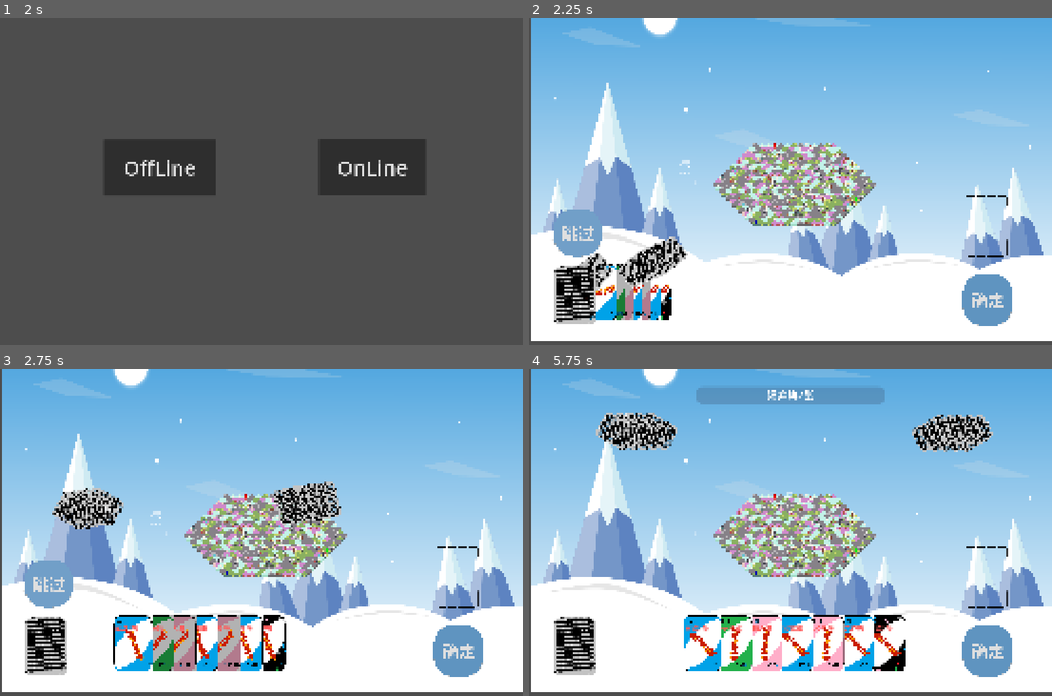
Above: before the commit, frames 1-4 (two rows, left to right).
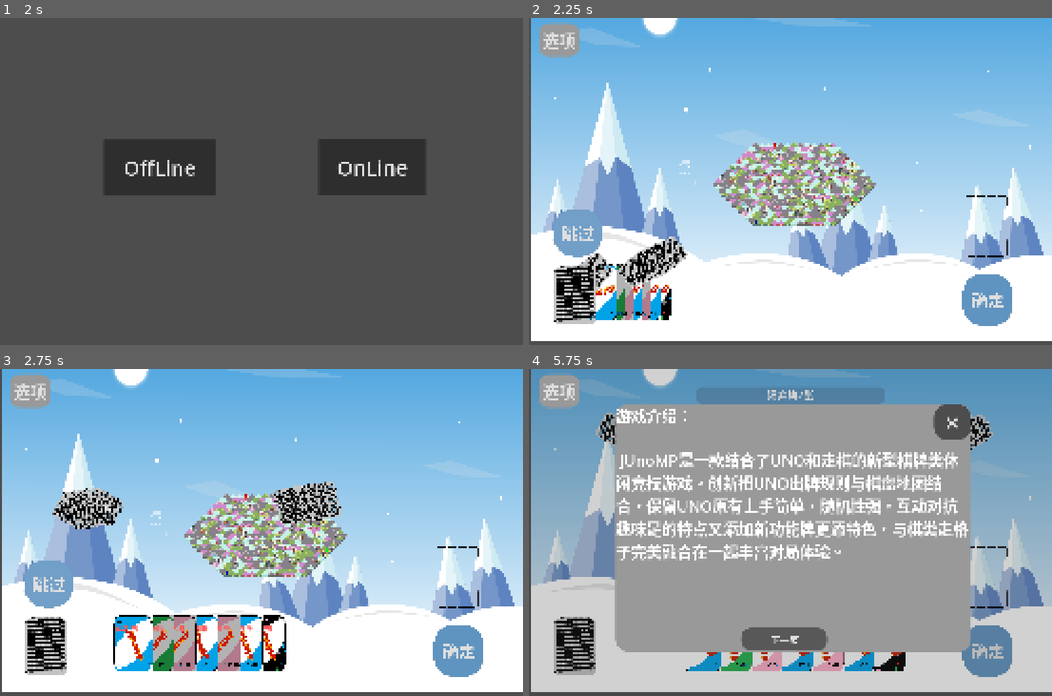
Above: after the commit, the same moments.

Repository: likedreamss/JUnoMP
Game: Godot game, scene res://meun.tscn
Same seed, same stepped clock (60 frames per second), same inputs: the game is played once before the commit and once after it.
Inputs (mouse positions are in pixels of both pictures, inside the frame that each line leads up to):
- Up to frame 1 (2 s): click "Options" at 0.5 s; click "Play" at 1.25 s
- Up to frame 2 (2.25 s): click "OffLine" at 2 s
- Up to frame 3 (2.75 s): no input
- Up to frame 4 (5.75 s): click "跳过" at 2.75 s; click "确定" at 3.5 s; click (560, 391) at 4.25 s, where only the run after the commit has a clickable "选项"; click (790, 499) at 5 s, where only the run after the commit has a clickable "帮助"

Frame 1 is identical in both runs. In frame 2, 0.7% of the frame differs, in the area x 2-10%, y 2-13%; in frame 3, 0.7%; in frame 4, 96%, in the area x 0-100%, y 0-99%.

Commit message:
游戏帮助

Diff:
--- a/GameMain/changehard.gd
+++ b/GameMain/changehard.gd
@@ -12,4 +12,5 @@
 	if GameGrid.instance:
 		GameGrid.instance.force_regenerate_map()
 	else:
-		Toast.show("❌ GameGrid 实例未初始化，请检查 _ready() 函数")
+		#Toast.show("❌ GameGrid 实例未初始化，请检查 _ready() 函数")
+		pass
--- a/GameMain/options.gd
+++ b/GameMain/options.gd
@@ -20,6 +20,9 @@
 	$Surrender.visible = false
 	mask.visible = false
 	$Setting.visible = false
+	$Help2.visible = false
+	$Help3.visible = false
+
 
 #进入选项
 func _on_to_options_pressed() -> void:
@@ -40,6 +43,9 @@
 func _on_helpbutton_back_pressed() -> void:
 	$Options.visible = true
 	$Help.visible = false
+	$Help2.visible = false
+	$Help3.visible = false
+
 
 #跳转到设置界面
 func _on_setting_button_pressed() -> void:
@@ -73,3 +79,25 @@
 	battle.set_process_input(false)
 	# 调用胜利面板，显示其他玩家胜利（剩下第一个存活玩家胜利）
 	battle.show_result_panel((current_player.player_id + 1) % 3)
+
+
+func _on_nextpage_1_pressed() -> void:
+	$Help.visible = false
+	$Help2.visible = true
+	$Help3.visible = false
+
+
+func _on_nextpage_2_pressed() -> void:
+	$Help.visible = false
+	$Help2.visible = false
+	$Help3.visible = true
+
+func _on_lastpage_pressed() -> void:
+	$Help.visible = true
+	$Help2.visible = false
+	$Help3.visible = false
+
+func _on_lastpage_1_pressed() -> void:
+	$Help.visible = false
+	$Help2.visible = true
+	$Help3.visible = false
--- a/GameMain/player_1.tscn
+++ b/GameMain/player_1.tscn
@@ -148,6 +148,27 @@
 corner_radius_bottom_right = 64
 corner_radius_bottom_left = 64
 
+[sub_resource type="StyleBoxFlat" id="StyleBoxFlat_r3hth"]
+bg_color = Color(0.34407574, 0.34407577, 0.3440756, 1)
+corner_radius_top_left = 48
+corner_radius_top_right = 48
+corner_radius_bottom_right = 48
+corner_radius_bottom_left = 48
+
+[sub_resource type="StyleBoxFlat" id="StyleBoxFlat_e15d4"]
+bg_color = Color(0.116740875, 0.116740905, 0.116740815, 1)
+corner_radius_top_left = 48
+corner_radius_top_right = 48
+corner_radius_bottom_right = 48
+corner_radius_bottom_left = 48
+
+[sub_resource type="StyleBoxFlat" id="StyleBoxFlat_u64pa"]
+bg_color = Color(0.2123048, 0.21230489, 0.21230471, 1)
+corner_radius_top_left = 48
+corner_radius_top_right = 48
+corner_radius_bottom_right = 48
+corner_radius_bottom_left = 48
+
 [sub_resource type="StyleBoxFlat" id="StyleBoxFlat_jd7pi"]
 bg_color = Color(0.38359722, 0.38359728, 0.38359714, 1)
 corner_radius_top_left = 64
@@ -255,7 +276,6 @@
 
 [node name="Options" type="CanvasLayer" parent="." unique_id=280879119]
 layer = 3
-visible = false
 script = ExtResource("4_e064l")
 
 [node name="Mask" type="ColorRect" parent="Options" unique_id=757634936]
@@ -267,6 +287,7 @@
 color = Color(0.22745098, 0.22745098, 0.22745098, 0.23137255)
 
 [node name="Options" type="Panel" parent="Options" unique_id=984145587]
+visible = false
 anchors_preset = 8
 anchor_left = 0.5
 anchor_top = 0.5
@@ -413,7 +434,6 @@
 text = "返回主菜单"
 
 [node name="Help" type="Label" parent="Options" unique_id=655051648]
-visible = false
 anchors_preset = 8
 anchor_left = 0.5
 anchor_top = 0.5
@@ -425,20 +445,12 @@
 offset_bottom = 584.0
 grow_horizontal = 2
 grow_vertical = 2
-theme_override_font_sizes/font_size = 63
+theme_override_font_sizes/font_size = 75
 theme_override_styles/normal = SubResource("StyleBoxFlat_fga63")
-text = "前进牌{前进n格}
-精囊牌{（万能颜色）
-无中生有，
-重铸，
-（万能）化险为夷，
-（万能）重新生成地图（乾坤重置）（极少），
-单格改颜色（点染一格），
-障碍重重，
-（全不能万能）跳过回合（原地待命），
-跳过出牌（束手待毙），
-跳过弃牌（对自己）（韬光养晦），
-跳过摸牌（釜底抽薪）}"
+text = "游戏介绍：
+
+ JUnoMP是一款结合了UNO和走棋的新型棋牌类休闲竞技游戏。创新把UNO出牌规则与棋盘地图结合，保留UNO原有上手简单，随机性强，互动对抗趣味足的特点又添加新功能牌更添特色，与棋类走格子完美融合在一起丰富对局体验。"
+autowrap_mode = 2
 
 [node name="Helpbutton_back" type="Button" parent="Options/Help" unique_id=946316922]
 layout_mode = 0
@@ -452,7 +464,20 @@
 theme_override_styles/hover = SubResource("StyleBoxFlat_2pk7u")
 text = "×"
 
+[node name="Nextpage1" type="Button" parent="Options/Help" unique_id=1457460854]
+layout_mode = 0
+offset_left = 615.5
+offset_top = 1095.5
+offset_right = 1035.0
+offset_bottom = 1207.5
+theme_override_font_sizes/font_size = 45
+theme_override_styles/normal = SubResource("StyleBoxFlat_r3hth")
+theme_override_styles/pressed = SubResource("StyleBoxFlat_e15d4")
+theme_override_styles/hover = SubResource("StyleBoxFlat_u64pa")
+text = "下一页"
+
 [node name="Setting" type="Panel" parent="Options" unique_id=1722171240]
+visible = false
 offset_left = 494.0
 offset_top = 341.0
 offset_right = 2071.0
@@ -558,6 +583,116 @@
 theme_override_font_sizes/font_size = 64
 text = "游戏难度"
 
+[node name="Help2" type="Label" parent="Options" unique_id=1530953386]
+anchors_preset = 8
+anchor_left = 0.5
+anchor_top = 0.5
+anchor_right = 0.5
+anchor_bottom = 0.5
+offset_left = -856.5
+offset_top = -629.5
+offset_right = 884.0
+offset_bottom = 584.0
+grow_horizontal = 2
+grow_vertical = 2
+theme_override_font_sizes/font_size = 63
+theme_override_styles/normal = SubResource("StyleBoxFlat_fga63")
+text = "游戏基本规则：
+
+玩家采取回合制游玩，每回合只能打出对应棋子所在格子颜色（LAND，GREEN，PINK，RIVER）的手牌进行地图改变，或者棋子移动。任一玩家的棋子移动到地图终点视为游戏结束。手牌分为前进牌（GO）和功能牌（TRICK），每回合功能牌无限制使用，前进牌一旦生效即进入弃牌阶段结束回合。部分卡牌拥有UNIVERSAL（万能）特性，不受格子颜色限制。玩家初始手牌为5张（可更改），每回合摸牌2张，出牌结束手牌数大于五触发弃牌至手牌等于5张。"
+autowrap_mode = 2
+
+[node name="Helpbutton_back" type="Button" parent="Options/Help2" unique_id=1146742701]
+layout_mode = 0
+offset_left = 1556.5
+offset_top = 2.5
+offset_right = 1739.0
+offset_bottom = 175.5
+theme_override_font_sizes/font_size = 120
+theme_override_styles/normal = SubResource("StyleBoxFlat_8m1hc")
+theme_override_styles/pressed = SubResource("StyleBoxFlat_mk8ta")
+theme_override_styles/hover = SubResource("StyleBoxFlat_2pk7u")
+text = "×"
+
+[node name="Nextpage2" type="Button" parent="Options/Help2" unique_id=424225755]
+layout_mode = 0
+offset_left = 1328.5
+offset_top = 1111.5
+offset_right = 1707.0
+offset_bottom = 1211.5
+theme_override_font_sizes/font_size = 48
+theme_override_styles/normal = SubResource("StyleBoxFlat_r3hth")
+theme_override_styles/pressed = SubResource("StyleBoxFlat_e15d4")
+theme_override_styles/hover = SubResource("StyleBoxFlat_u64pa")
+text = "下一页"
+
+[node name="Lastpage" type="Button" parent="Options/Help2" unique_id=1876637036]
+layout_mode = 0
+offset_left = 39.5
+offset_top = 1115.5
+offset_right = 418.0
+offset_bottom = 1215.5
+theme_override_font_sizes/font_size = 48
+theme_override_styles/normal = SubResource("StyleBoxFlat_r3hth")
+theme_override_styles/pressed = SubResource("StyleBoxFlat_e15d4")
+theme_override_styles/hover = SubResource("StyleBoxFlat_u64pa")
+text = "上一页"
+
+[node name="Help3" type="Label" parent="Options" unique_id=1060831912]
+visible = false
+anchors_preset = 8
+anchor_left = 0.5
+anchor_top = 0.5
+anchor_right = 0.5
+anchor_bottom = 0.5
+offset_left = -856.5
+offset_top = -629.5
+offset_right = 884.0
+offset_bottom = 584.0
+grow_horizontal = 2
+grow_vertical = 2
+theme_override_font_sizes/font_size = 48
+theme_override_styles/normal = SubResource("StyleBoxFlat_fga63")
+text = "卡牌介绍：
+前进牌（GO）：
+前进x格：移动到距离棋子x格的位置（障碍物除外）
+功能牌（TRICK）：
+（只有UNIVERSAL）无中生有：摸两张牌
+重铸：使用后此牌消失并摸一张牌
+（UNIVERSAL）化险为夷：消除指定位置的障碍物
+（UNIVERSAL）乾坤重置：重新生成地图
+点染一格：将指定格子颜色改为同此牌颜色（不要对着自己脚下格子使用哦）
+障碍重重：指定格子生成障碍物
+原地待命：跳过下位玩家的所有阶段
+束手待毙：跳过下位的出牌阶段
+韬光养晦：跳过自己的弃牌阶段
+釜底抽薪：跳过下位的摸牌阶段
+交换人生：顺时针交换玩家手牌"
+
+[node name="Helpbutton_back" type="Button" parent="Options/Help3" unique_id=1254543484]
+layout_mode = 0
+offset_left = 1556.5
+offset_top = 2.5
+offset_right = 1739.0
+offset_bottom = 175.5
+theme_override_font_sizes/font_size = 120
+theme_override_styles/normal = SubResource("StyleBoxFlat_8m1hc")
+theme_override_styles/pressed = SubResource("StyleBoxFlat_mk8ta")
+theme_override_styles/hover = SubResource("StyleBoxFlat_2pk7u")
+text = "×"
+
+[node name="Lastpage1" type="Button" parent="Options/Help3" unique_id=1829740673]
+layout_mode = 0
+offset_left = 688.5
+offset_top = 1111.5
+offset_right = 1067.0
+offset_bottom = 1211.5
+theme_override_font_sizes/font_size = 48
+theme_override_styles/normal = SubResource("StyleBoxFlat_r3hth")
+theme_override_styles/pressed = SubResource("StyleBoxFlat_e15d4")
+theme_override_styles/hover = SubResource("StyleBoxFlat_u64pa")
+text = "上一页"
+
 [node name="ButtonSound" type="AudioStreamPlayer2D" parent="." unique_id=1086235826]
 stream = ExtResource("6_te7pb")
 bus = &"SFX"
@@ -604,8 +739,14 @@
 [connection signal="pressed" from="Options/TO_options" to="Options" method="_on_to_options_pressed"]
 [connection signal="pressed" from="Options/Surrender/Surback" to="Options" method="_on_surback_pressed"]
 [connection signal="pressed" from="Options/Help/Helpbutton_back" to="Options" method="_on_helpbutton_back_pressed"]
+[connection signal="pressed" from="Options/Help/Nextpage1" to="Options" method="_on_nextpage_1_pressed"]
 [connection signal="pressed" from="Options/Setting/Setback" to="Options" method="_on_setback_pressed"]
 [connection signal="value_changed" from="Options/Setting/Music" to="Options/Setting/Music" method="_on_value_changed"]
 [connection signal="value_changed" from="Options/Setting/SFX" to="Options" method="_on_sfx_value_changed"]
 [connection signal="item_selected" from="Options/Setting/Changehard" to="Options/Setting/Changehard" method="_on_item_selected"]
+[connection signal="pressed" from="Options/Help2/Helpbutton_back" to="Options" method="_on_helpbutton_back_pressed"]
+[connection signal="pressed" from="Options/Help2/Nextpage2" to="Options" method="_on_nextpage_2_pressed"]
+[connection signal="pressed" from="Options/Help2/Lastpage" to="Options" method="_on_lastpage_pressed"]
+[connection signal="pressed" from="Options/Help3/Helpbutton_back" to="Options" method="_on_helpbutton_back_pressed"]
+[connection signal="pressed" from="Options/Help3/Lastpage1" to="Options" method="_on_lastpage_1_pressed"]
 [connection signal="timeout" from="Tips/Timer" to="Tips" method="_on_timer_timeout"]
--- a/LSQ/scene2/d_1.gd
+++ b/LSQ/scene2/d_1.gd
@@ -32,8 +32,8 @@
 		var card_drawn_color = str(card_database_reference.CARDS[card_drawn_name][0])
 		var card_drawn_function = str(card_database_reference.CARDS[card_drawn_name][1])
 		var card_image_patha = str("res://LSQ/sucai/"+ card_drawn_color +"_"+card_drawn_function + "_CARD.png")
-		Toast.show(card_drawn_color)
-		Toast.show(card_drawn_function)
+		#Toast.show(card_drawn_color)
+		#Toast.show(card_drawn_function)
 		new_card.get_node("CardImage").texture = load(card_image_patha)
 		new_card.get_node("Color").text = str(card_database_reference.CARDS[card_drawn_name][0])
 		new_card.get_node("Function").text =str(card_database_reference.CARDS[card_drawn_name][1])
--- a/LSQ/scene2/d_2.gd
+++ b/LSQ/scene2/d_2.gd
@@ -32,8 +32,8 @@
 		var card_drawn_color = str(card_database_reference.CARDS[card_drawn_name][0])
 		var card_drawn_function = str(card_database_reference.CARDS[card_drawn_name][1])
 		var card_image_patha = str("res://LSQ/sucai/"+ card_drawn_color +"_"+card_drawn_function + "_CARD.png")
-		Toast.show(card_drawn_color)
-		Toast.show(card_drawn_function)
+		#Toast.show(card_drawn_color)
+		#Toast.show(card_drawn_function)
 		new_card.get_node("CardImage").texture = load(card_image_patha)
 		new_card.get_node("Color").text = str(card_database_reference.CARDS[card_drawn_name][0])
 		new_card.get_node("Function").text =str(card_database_reference.CARDS[card_drawn_name][1])
--- a/LSQ/scripts2/deck.gd
+++ b/LSQ/scripts2/deck.gd
@@ -30,8 +30,8 @@
 		var card_drawn_color = str(card_database_reference.CARDS[card_drawn_name][0])
 		var card_drawn_function = str(card_database_reference.CARDS[card_drawn_name][1])
 		var card_image_patha = str("res://LSQ/sucai/"+ card_drawn_color +"_"+card_drawn_function + "_CARD.png")
-		Toast.show(card_drawn_color)
-		Toast.show(card_drawn_function)
+		#Toast.show(card_drawn_color)
+		#Toast.show(card_drawn_function)
 		new_card.get_node("CardImage").texture = load(card_image_patha)
 		new_card.get_node("Color").text = str(card_database_reference.CARDS[card_drawn_name][0])
 		new_card.get_node("Function").text =str(card_database_reference.CARDS[card_drawn_name][1])
--- a/gamescene/scenes/battle/battle.gd
+++ b/gamescene/scenes/battle/battle.gd
@@ -225,18 +225,18 @@
 			break
 
 	if not is_valid_move:
-		Toast.show("❌ 只能移动到高亮锁定的范围内")
+		#Toast.show("❌ 只能移动到高亮锁定的范围内")
 		return
 
 	# 获取数据并检查障碍物 [cite: 663-664]
 	var cell_data = game_area.game_grid.get_cell_data(target)
 
 	if cell_data["obstacle"] != GameGrid.Obstacle.NULL:
-		Toast.show("❌ 被障碍物阻挡")
+		Toast.show("被障碍物阻挡!")
 		return
 
 	if cell_data["unit"] != null:
-		Toast.show("❌ 位置已被占用")
+		Toast.show(" 位置已被占用!")
 		return
 
 	# 确认可以移动后，在执行前瞬间清空棋盘所有选择高亮，防止高亮残留引发鼠标二次误触
@@ -276,13 +276,13 @@
 		"无中生有":#抽两张牌
 			var id = (current_player_index + player_id_count) % players.size()
 			_effect_draw_cardsa(id,2)
-			Toast.show(id)
+			Toast.show("玩家",current_player_index,"使用了无中生有")
 			_reset_after_action()
 
 		"重铸":
 			var id = (current_player_index + player_id_count) % players.size()
 			_effect_draw_cardsa(id,1)
-			Toast.show(next_player.player_id)
+			Toast.show("玩家",current_player_index,"使用了重铸")
 			_reset_after_action()
 
 		"化险为夷":#移除障碍物
@@ -376,7 +376,6 @@
 
 
 func _effect_recast():
-	Toast.show("执行：重铸！换取1张新牌")
 	get_tree().call_group("deck_manager","draw_card",1)
 func _effect_add_skip(player_id: int, phase: String):
 	# phase 可选: "turn", "draw", "play", "discard"
@@ -384,19 +383,19 @@
 		skip_flags[phase].append(player_id)
 		Toast.show("玩家 ", player_id, " 将跳过 ", phase)
 func _effect_draw_cards(count: int):
-	Toast.show("执行：获得 ", count, " 张牌")
+	#Toast.show("执行：获得 ", count, " 张牌")
 	get_tree().call_group("deck","draw_card",count)
 
 func _effect_draw_cardsa(player_id,count):#为不同玩家发牌
 	match player_id:
 		0:
-			Toast.show("执行：玩家0获得 ", count, " 张牌")
+			#Toast.show("执行：玩家0获得 ", count, " 张牌")
 			get_tree().call_group("deck"+str(player_id),"draw_card",count)
 		1:
-			Toast.show("执行：玩家1获得 ", count, " 张牌")
+			#Toast.show("执行：玩家1获得 ", count, " 张牌")
 			get_tree().call_group("deck"+str(player_id),"draw_card",count)
 		2:
-			Toast.show("执行：玩家2获得 ", count, " 张牌")
+			#Toast.show("执行：玩家2获得 ", count, " 张牌")
 			get_tree().call_group("deck"+str(player_id),"draw_card",count)
 	var unit = get_current_player()
 	var current_tile_data = game_area.game_grid.grid_data[unit.current_tile]
@@ -432,7 +431,7 @@
 	clear_highlights()
 	if player_hand.size() >0:
 		card_nume = player_hand[0].get_playerhand_size()  # ✅ 正确：对单个节点调用
-	Toast.show(card_nume)
+	#Toast.show(card_nume)
 	if card_nume > 5:
 		discard_start(card_nume - 5,id)
 	else:
@@ -475,7 +474,7 @@
 
 func check_victory(unit: Unit):
 	if unit.current_tile == target_tile:
-		Toast.show("🎉 玩家 ", unit.player_id, " 到达终点，获得胜利！")
+		Toast.show("玩家 ", unit.player_id, " 到达终点，获得胜利！")
 		set_process_input(false)
 		game_finished = true
 		set_process_input(false)
@@ -586,7 +585,7 @@
 		# 注意：目前你的 UI 会直接把牌删掉。后续可以在这里给 UI 返回 false 让卡牌弹回手牌
 		return
 
-	Toast.show("✅ 出牌成功：触发卡牌 -> ", card_name)
+	#Toast.show("✅ 出牌成功：触发卡牌 -> ", card_name)
 
 	waiting = true # 开始显示高亮，进入等待输入状态
 	get_tree().call_group("PASS", "pass_bool", 0) # 禁用跳过按钮
@@ -653,7 +652,7 @@
 
 	# 2. 执行移除操作：调用 GameGrid 已经写好的接口
 	game_area.game_grid.set_tile_obstacle(target, GameGrid.Obstacle.NULL)
-	Toast.show("✅ 障碍物已成功移除！")
+	Toast.show("障碍物已成功移除！")
 	# 3. 恢复游戏状态
 	clear_highlights()
 	current_mode = GameMode.MOVE # 别忘了把模式切回默认的移动模式
--- a/gamescene/scripts/game_grid.gd
+++ b/gamescene/scripts/game_grid.gd
@@ -141,7 +141,7 @@
 
 	# 核心防错：如果是要【放置】障碍物（非 NULL），必须检查该地块是否已有玩家
 	if ob_type != Obstacle.NULL and grid_data[pos]["unit"] != null:
-		Toast.show("❌ 放置失败：该位置已被玩家 ", grid_data[pos]["unit"].player_id, " 占用！")
+		Toast.show(" 放置失败：该位置已被玩家 ", grid_data[pos]["unit"].player_id, " 占用！")
 		return false
 
 	grid_data[pos]["obstacle"] = ob_type
